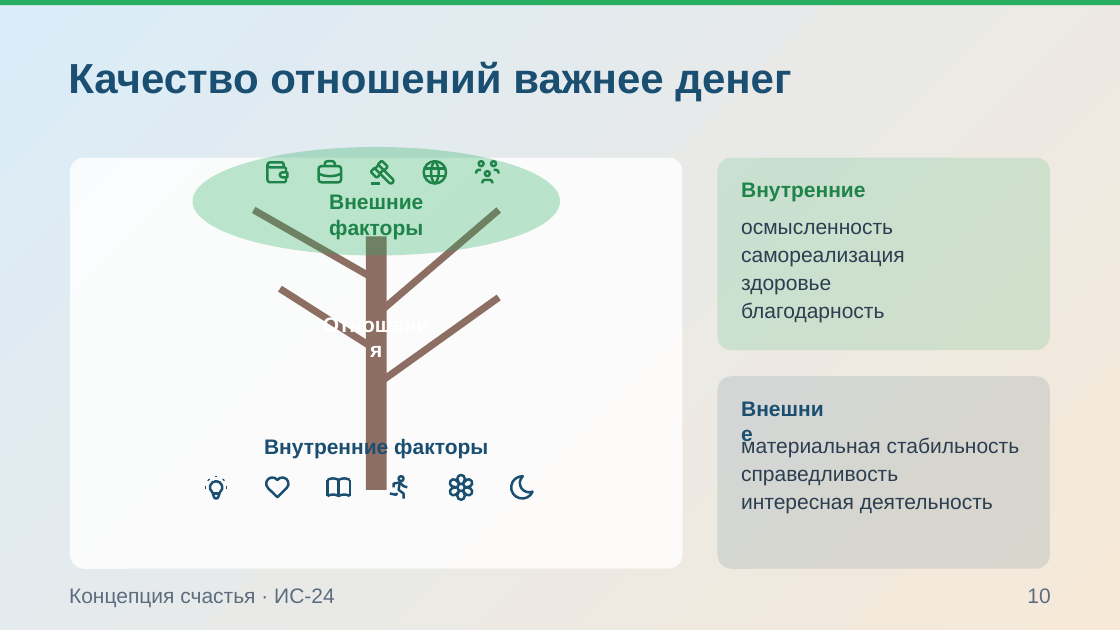
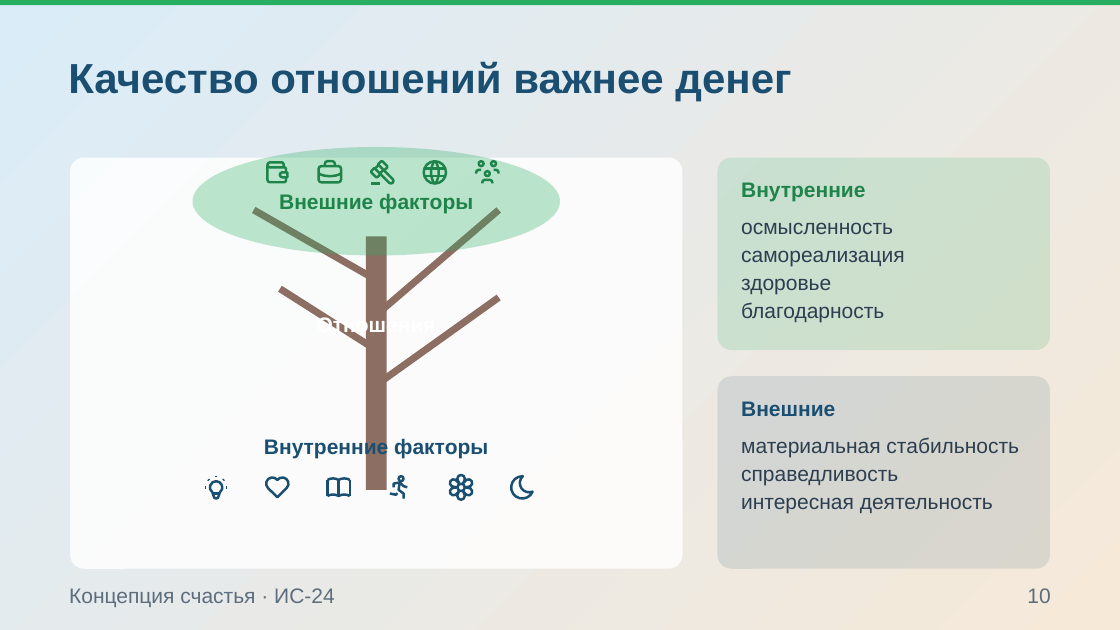
Before and after one commit to Pavel1778/Presentation-happy, a slide deck: slide 10 of .agents/projects/happiness_concept_ppt169_20261007/exports/happiness_concept_v5.pptx. Drawn at 1120x630 pixels with LibreOffice and Linux fonts; fonts in the diff are those of the drawing; background and template pictures are left out. Boxes give left, top, right and bottom in pixels: in the first picture for what was removed or moved away, otherwise in the second. Text is boxed around its words. In the diff, an @@ line names an element or a change of style, - is before the commit and + after.

```diff
--- a/.agents/projects/happiness_concept_ppt169_20261007/exports/happiness_concept_v5.pptx
+++ b/.agents/projects/happiness_concept_ppt169_20261007/exports/happiness_concept_v5.pptx
@@ text "Внешние факторы" rewrapped from <box>329,194,423,239</box> to <box>279,194,473,214</box> @@
@@ text "Отношения" rewrapped from <box>318,312,436,344</box> to <box>317,315,436,336</box> @@
@@ text "Внешние" rewrapped from <box>741,396,833,429</box> to <box>741,401,835,416</box> @@
```
Also in this commit, not shown: 14 other slides changed, 40 other files.
